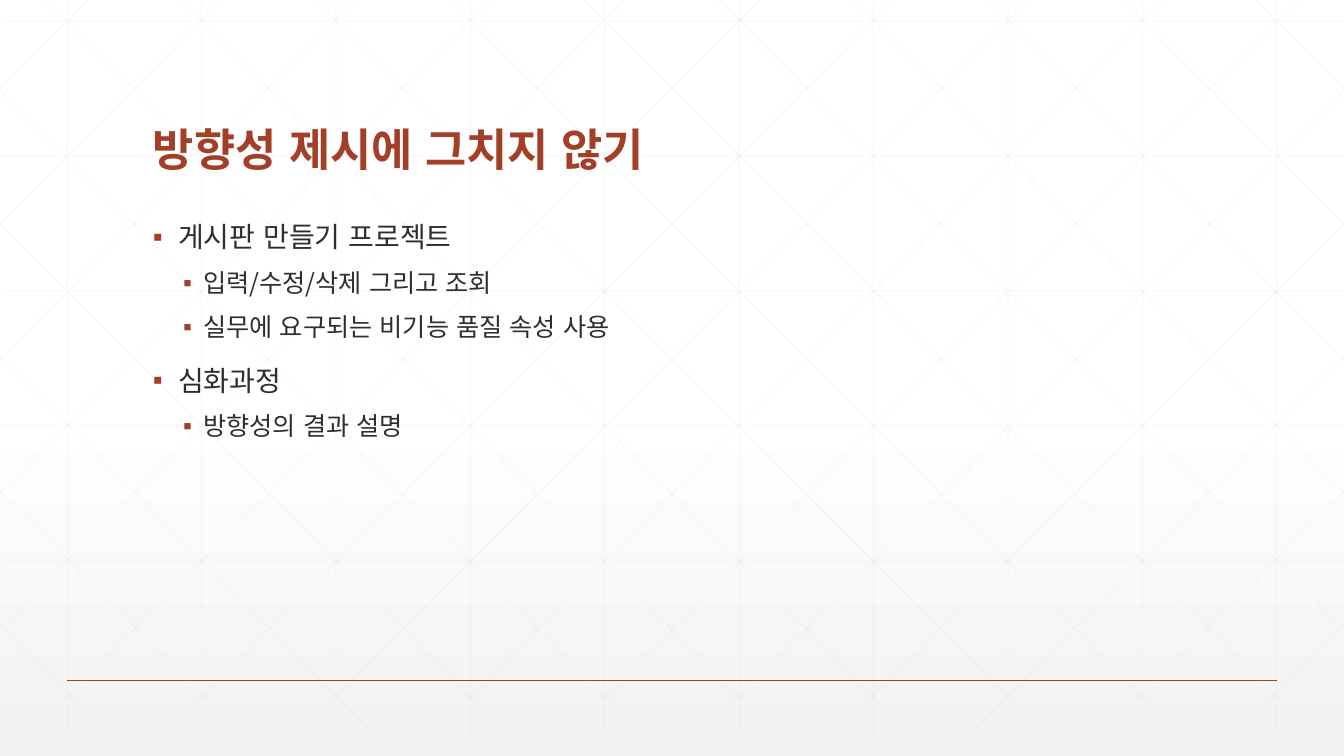
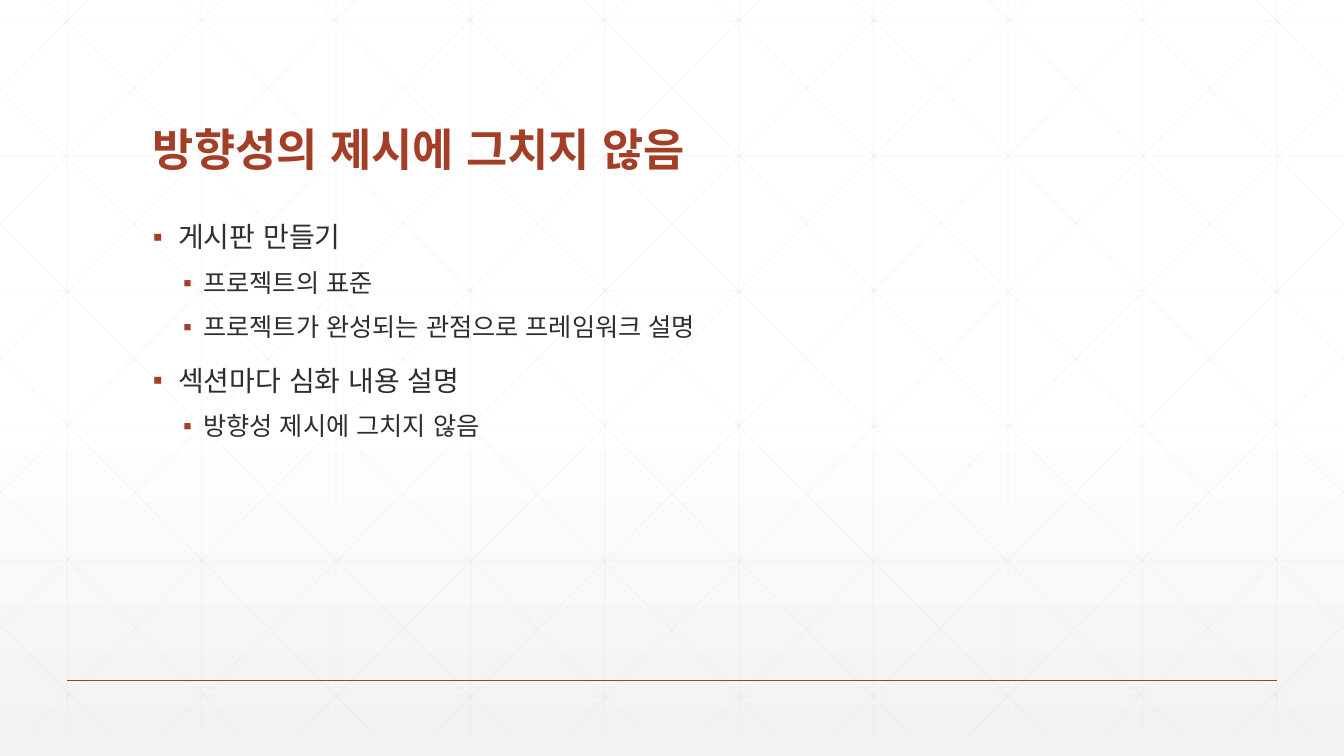
Before and after one commit to zeroshift01/code5, a slide deck: slide 5 of inflearn01/doc/교재_개정내용.pptx. Drawn at 1344x756 pixels with LibreOffice and Linux fonts; fonts in the diff are those of the drawing. Boxes give left, top, right and bottom in pixels: in the first picture for what was removed or moved away, otherwise in the second. Text is boxed around its words. In the diff, an @@ line names an element or a change of style, - is before the commit and + after.

```diff
--- a/inflearn01/doc/교재_개정내용.pptx
+++ b/inflearn01/doc/교재_개정내용.pptx
@@ title at bbox=[153, 128, 685, 170]: text changed @@
-방향성 제시에 그치지 않기
+방향성의 제시에 그치지 않음
@@ text at bbox=[178, 224, 695, 437]: text changed @@
-▪ 게시판 만들기 프로젝트
-  ▪ 입력/수정/삭제 그리고 조회
-  ▪ 실무에 요구되는 비기능 품질 속성 사용
-▪ 심화과정
-  ▪ 방향성의 결과 설명
+▪ 게시판 만들기
+  ▪ 프로젝트의 표준
+  ▪ 프로젝트가 완성되는 관점으로 프레임워크 설명
+▪ 섹션마다 심화 내용 설명
+  ▪ 방향성 제시에 그치지 않음
```
Also in this commit, not shown: 6 other slides changed, 7 slides added.
